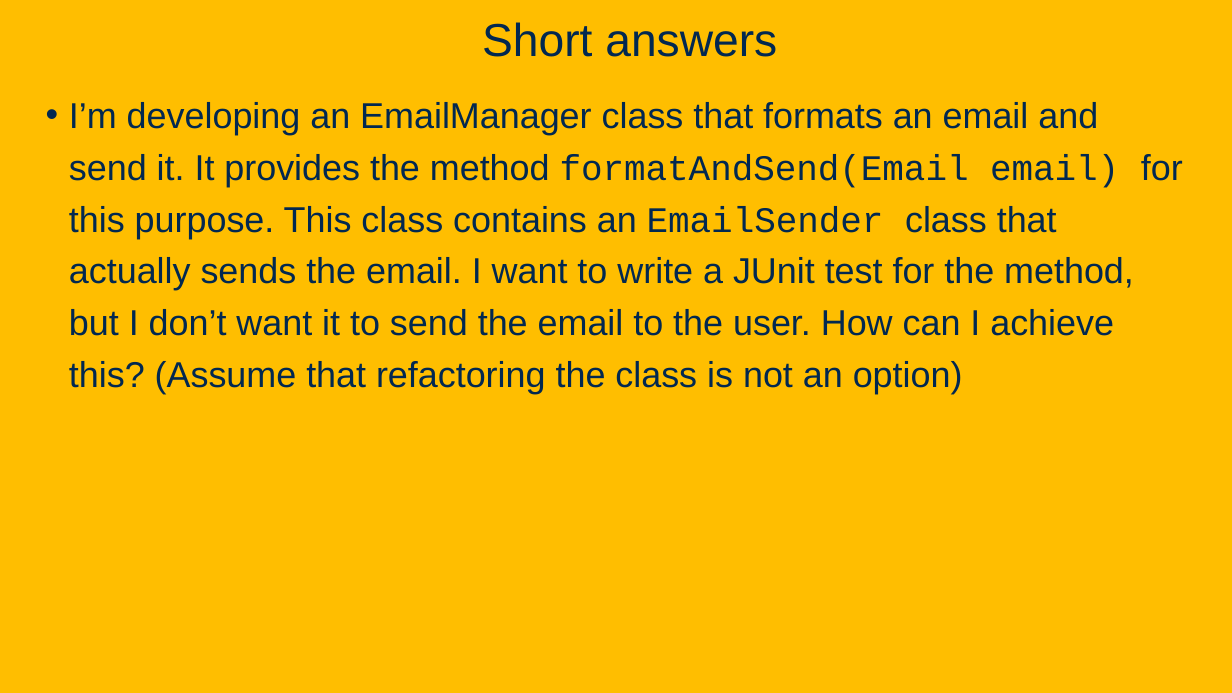
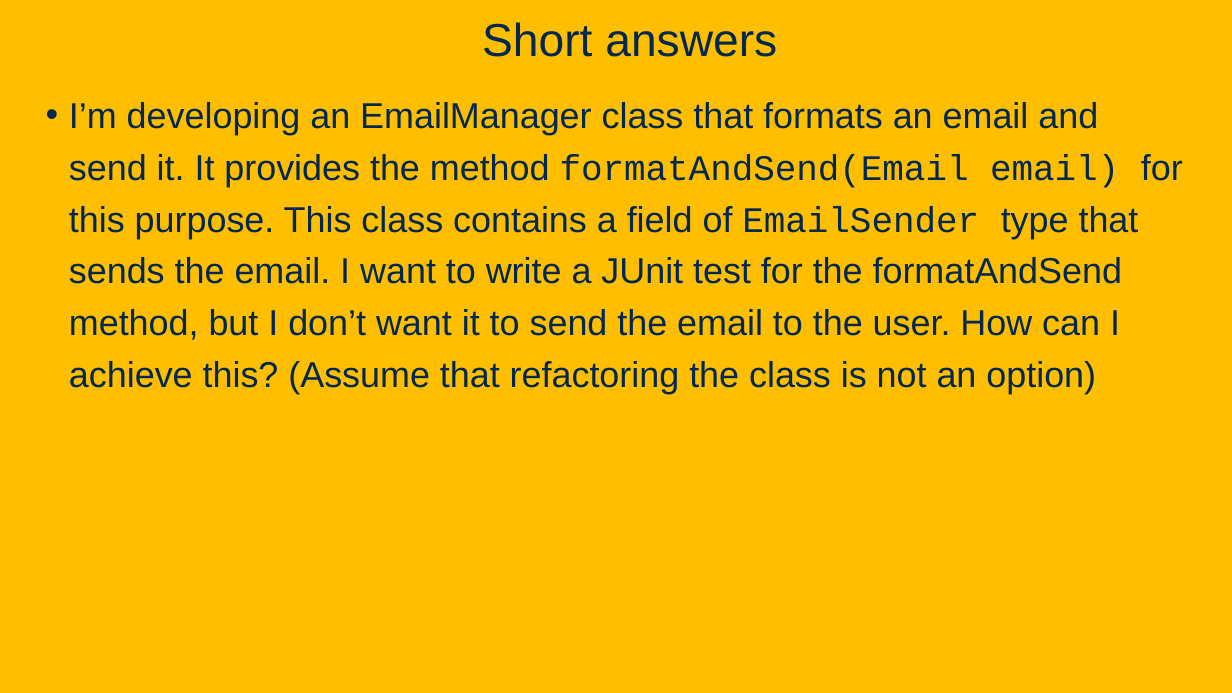
Before and after one commit to davsec-teaching/ECS160-Winter2025, a slide deck: slide 20 of slides/Sample_final_questions.pptx (slide 8 before the commit). Drawn at 1232x693 pixels with LibreOffice and Linux fonts; fonts in the diff are those of the drawing; background and template pictures are left out. Boxes give left, top, right and bottom in pixels: in the first picture for what was removed or moved away, otherwise in the second. Text is boxed around its words. In the diff, an @@ line names an element or a change of style, - is before the commit and + after.

```diff
--- a/slides/Sample_final_questions.pptx
+++ b/slides/Sample_final_questions.pptx
@@ text at <box>69,102,1183,394</box>: text changed @@
-• I’m developing an EmailManager class that formats an email and send it. It provides the method formatAndSend(Email email) for this purpose. This class contains an EmailSender class that actually sends the email. I want to write a JUnit test for the method, but I don’t want it to send the email to the user. How can I achieve this? (Assume that refactoring the class is not an option)
+• I’m developing an EmailManager class that formats an email and send it. It provides the method formatAndSend(Email email) for this purpose. This class contains a field of EmailSender type that sends the email. I want to write a JUnit test for the formatAndSend method, but I don’t want it to send the email to the user. How can I achieve this? (Assume that refactoring the class is not an option)
```
Also in this commit, not shown: 2 other slides changed, 3 slides added.
